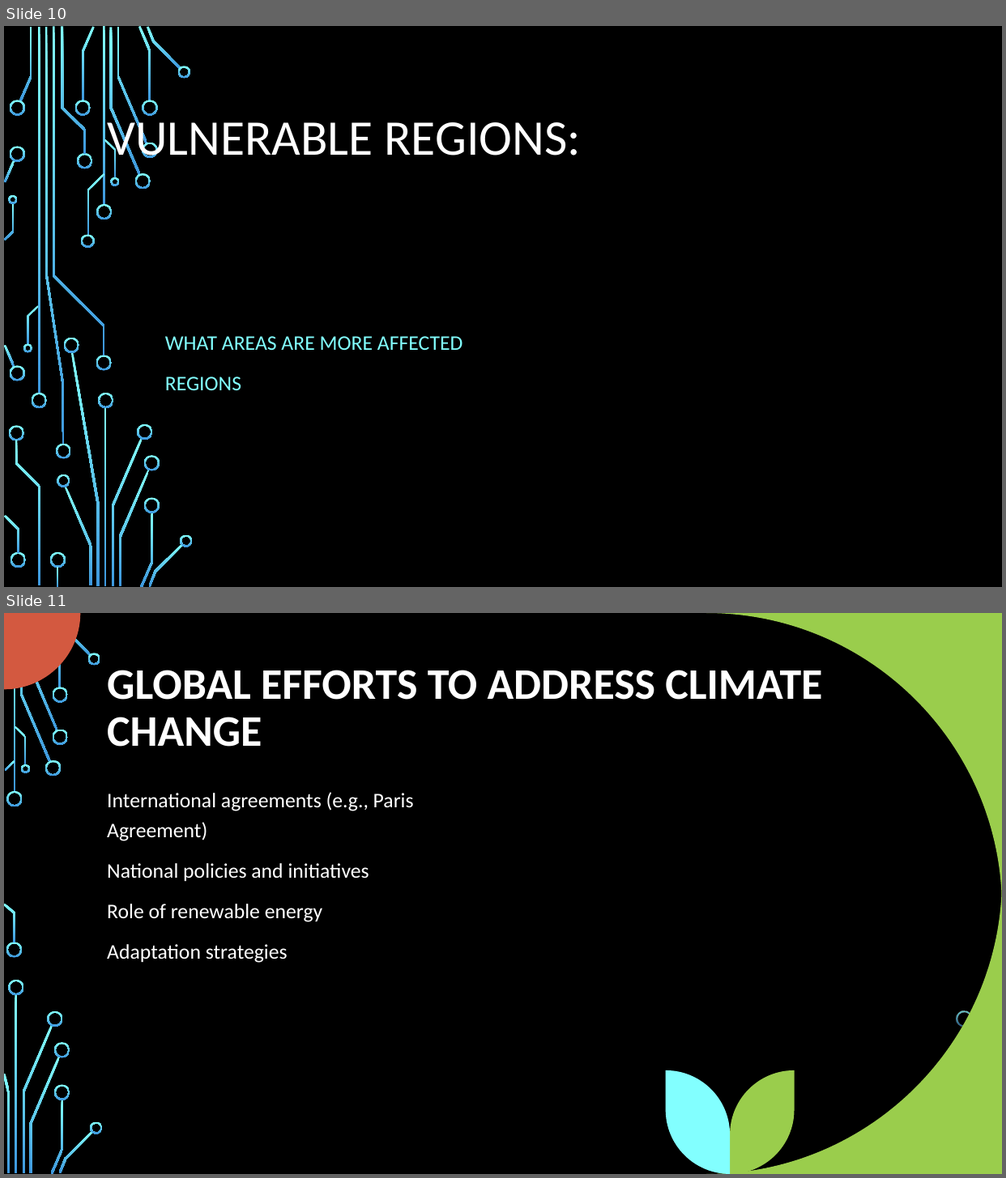
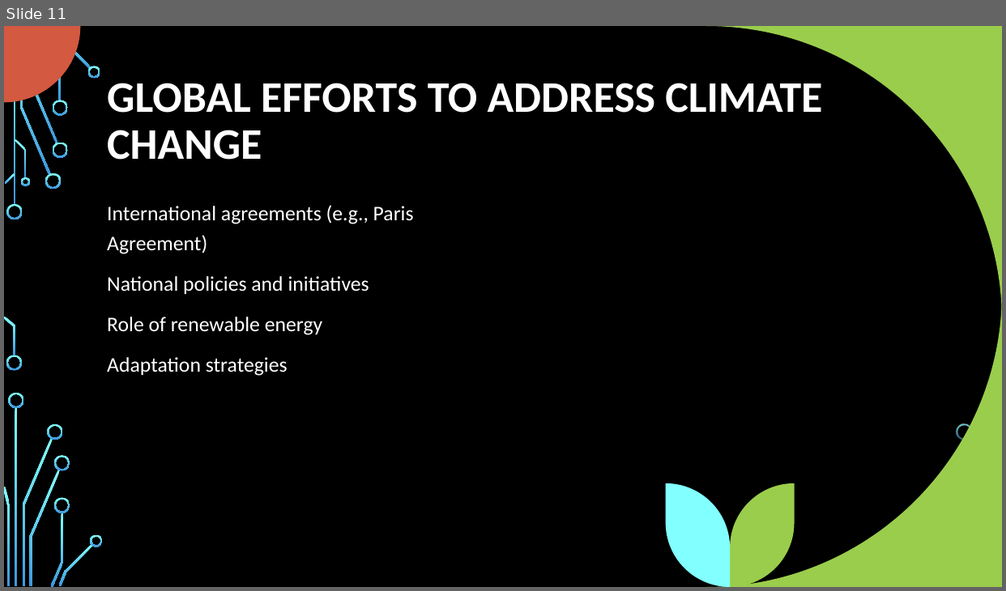
Before and after one commit to LinetOsoro/project_JS_DR_JR_LO, a slide deck: Understanding Global Climate Change.pptx. Shown one above the other, each under a label of ours: slides 10 and 11 before the commit, slide 11 after it. The pictures are 1006x1178 and 1006x591 pixels, drawn with LibreOffice and Linux fonts; fonts in the diff are those of the drawing; background and template pictures are left out. Boxes give left, top, right and bottom in pixels: in the first picture for what was removed or moved away, otherwise in the second. Text is boxed around its words. In the diff, an @@ line names an element or a change of style, - is before the commit and + after.

```diff
--- a/Understanding Global Climate Change.pptx
+++ b/Understanding Global Climate Change.pptx
@@ slide 10 removed at [4,26,1002,587], background picture (left out) @@
@@ title removed at [107,113,581,167] @@
-VULNERABLE REGIONS:
@@ subtitle removed at [165,336,462,390] @@
-WHAT AREAS ARE MORE AFFECTED
-REGIONS
@@ group removed at [4,26,193,587]: 50 freeform shapes, 4 rectangles @@
```
Also in this commit, not shown: 1 slide changed, 1 slide added.
